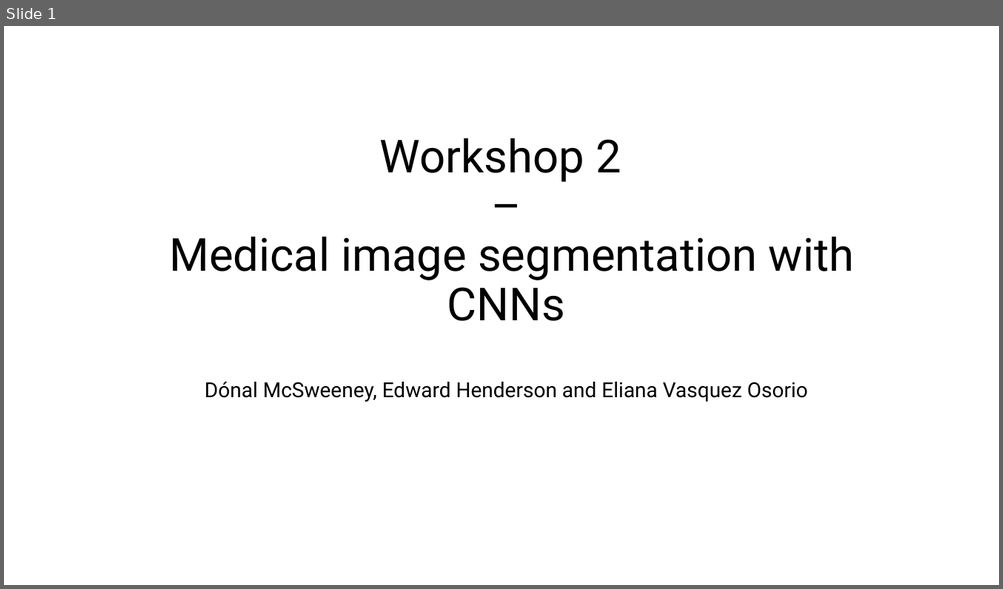
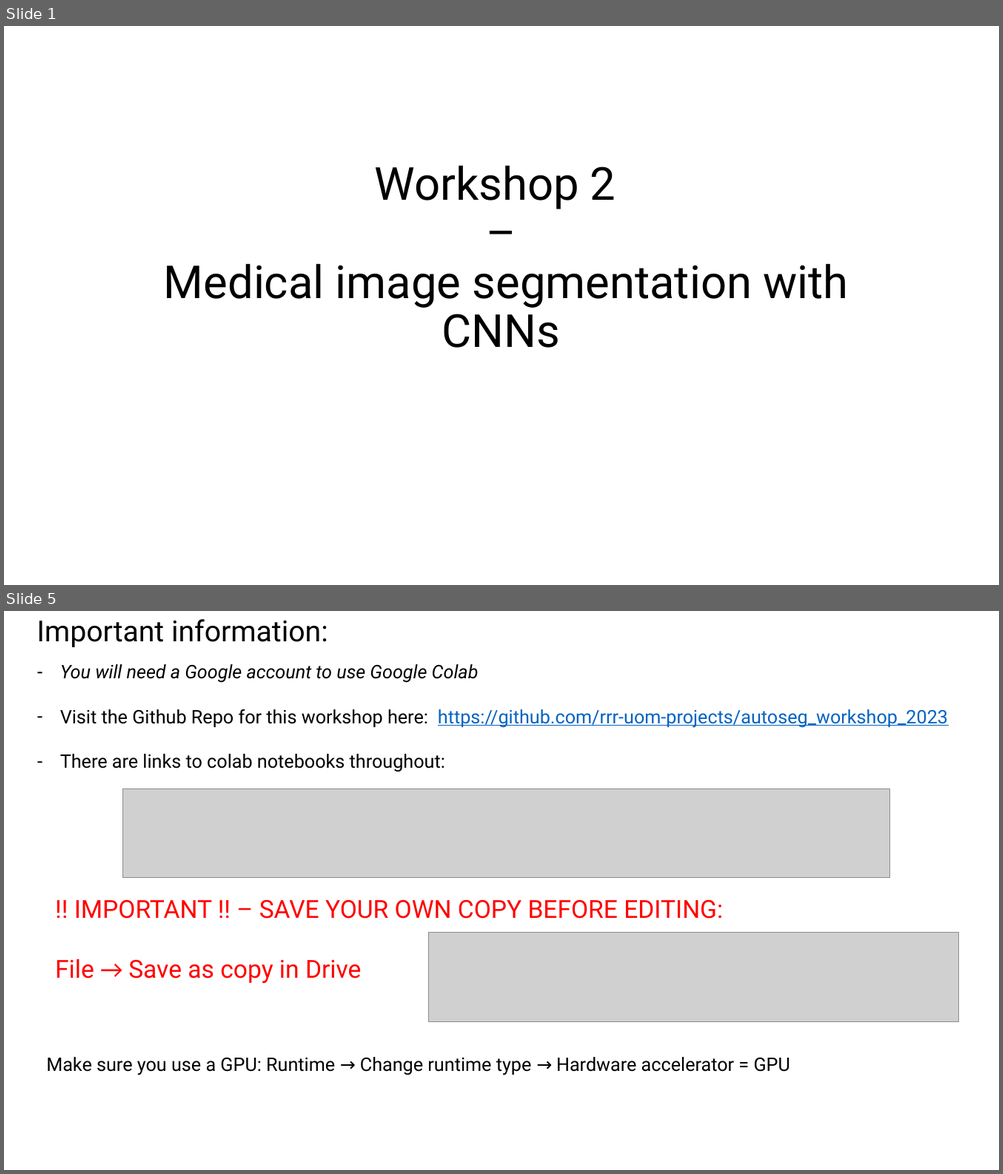
Before and after one commit to rrr-uom-projects/autoseg_workshop_2023, a slide deck: Workshop2_intro.pptx. Shown one above the other, each under a label of ours: slide 1 before the commit, slides 1 and 5 after it; the slides between them are not shown. The pictures are 1003x589 and 1003x1174 pixels, drawn with LibreOffice and Linux fonts; fonts in the diff are those of the drawing; grey boxes stand for pictures. Boxes give left, top, right and bottom in pixels: in the first picture for what was removed or moved away, otherwise in the second. Text is boxed around its words. In the diff, an @@ line names an element or a change of style, - is before the commit and + after.

```diff
--- a/Workshop2_intro.pptx
+++ b/Workshop2_intro.pptx
@@ slide 5 added at (4,611,999,1170), background #FFFFFF @@
@@ text added at (37,619,328,647), 28 pt, text #000000 @@
+Important information:
@@ text added at (60,664,948,772), 18 pt, text #000000 @@
+– You will need a Google account to use Google Colab
+– Visit the Github Repo for this workshop here: https://github.com/rrr-uom-projects/autoseg_workshop_2023
+– There are links to colab notebooks throughout:
@@ picture added at (122,789,890,877) @@
@@ text added at (55,900,723,983), 24 pt, text #FF0000 @@
+!! IMPORTANT !! – SAVE YOUR OWN COPY BEFORE EDITING:
+File → Save as copy in Drive
@@ picture added at (429,933,959,1023) @@
@@ text added at (46,1057,790,1076), 18 pt, text #000000 @@
+Make sure you use a GPU: Runtime → Change runtime type → Hardware accelerator = GPU
@@ slide 1 changed as well @@
@@ title at (164,165,848,348): text changed; size 20 to 44 pt @@
-Workshop 2
-–
-Medical image segmentation with CNNs
-Dónal McSweeney, Edward Henderson and Eliana Vasquez Osorio
+Workshop 2
+–
+Medical image segmentation with CNNs
```
Also in this commit, not shown: 3 other slides added, 1 slide removed.
